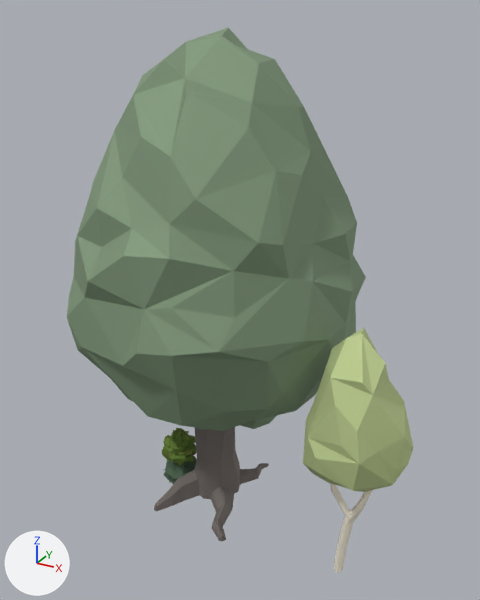
An edit to the FBX model Assets/Models/Birch_tree.fbx, drawn before and after from the same camera.
The view is the same before and after, from a camera (50 mm lens) standing at (9.19, -13.12, 12.61) and looking at (1.88, 0.18, 5.96). Lighting does not change. The marker at lower left points along +X, +Y and +Z. Where no turn or scale is listed for an object, it has been applied to the vertices.
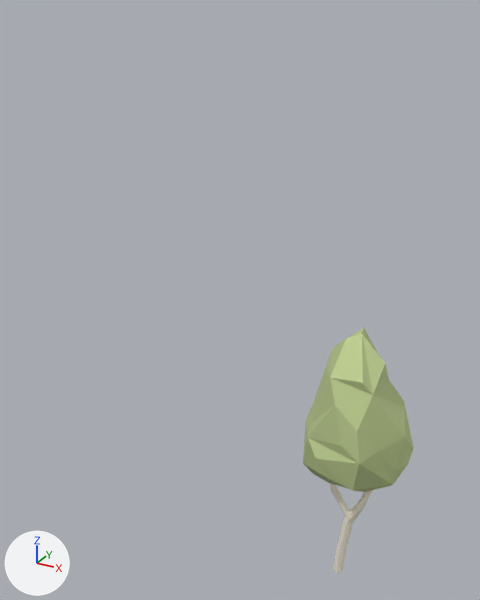
Where the newer file only moved an object's origin or applied its transform, the numbers keep the older frame.

What differs and where, as boxes [x1, y1, x2, y2] in the pictures (480 x 600 px):
```json
{"object": "pCylinder11", "change": "deleted", "before": [67, 27, 366, 541], "on screen": "green", "faces in mat_blinn9 (green #8aa184)": [67, 27, 366, 431], "faces in mat_blinn8 (grey #827a75)": [154, 427, 269, 541]}
{"object": "pCylinder2", "change": "deleted", "before": [162, 428, 196, 465], "on screen": "green", "faces in mat_leaves_005 (green #708b3d)": [162, 428, 196, 465]}
{"object": "Bramble", "change": "deleted", "before": [163, 455, 197, 484], "on screen": "green", "faces in mat_leaves_003 (dark green #506952)": [163, 455, 197, 484]}
```

The change, as JSON lines over the scene's bpy script:
```json
{"op": "remove", "block": "ob_bramble", "code": ["ob_bramble = bpy.data.objects.new('Bramble', me_mesh_005)", "ob_bramble.location = (0.0, 0.05, 0.24)"]}
{"op": "remove", "block": "ob_pcylinder2", "code": ["ob_pcylinder2 = bpy.data.objects.new('pCylinder2', me_mesh)", "ob_pcylinder2.location = (-0.01, 0.0, -0.09)"]}
{"op": "remove", "block": "ob_pcylinder11", "code": ["ob_pcylinder11 = bpy.data.objects.new('pCylinder11', me_mesh_002)", "ob_pcylinder11.location = (0.0, 0.0, 0.0)"]}
```
